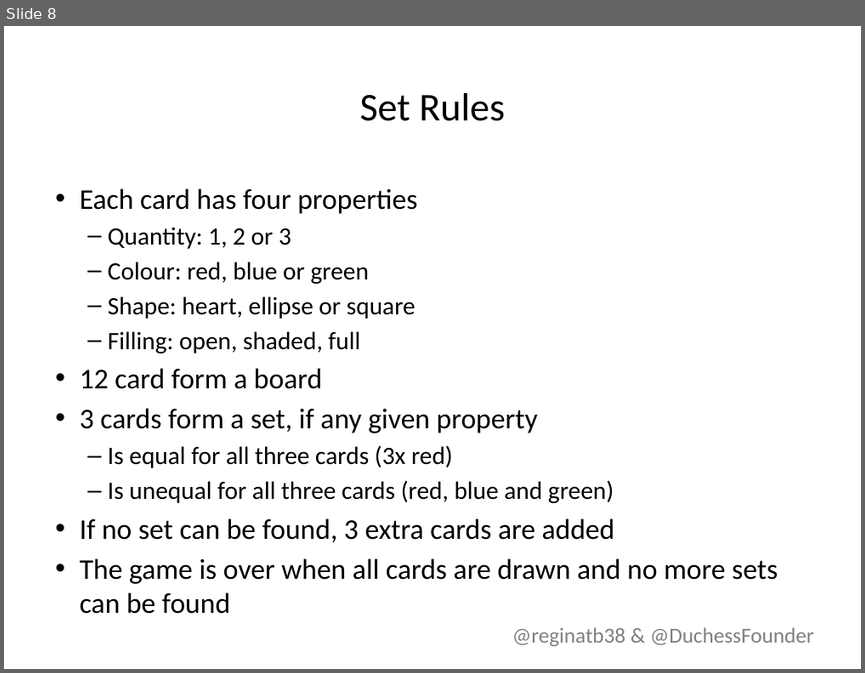
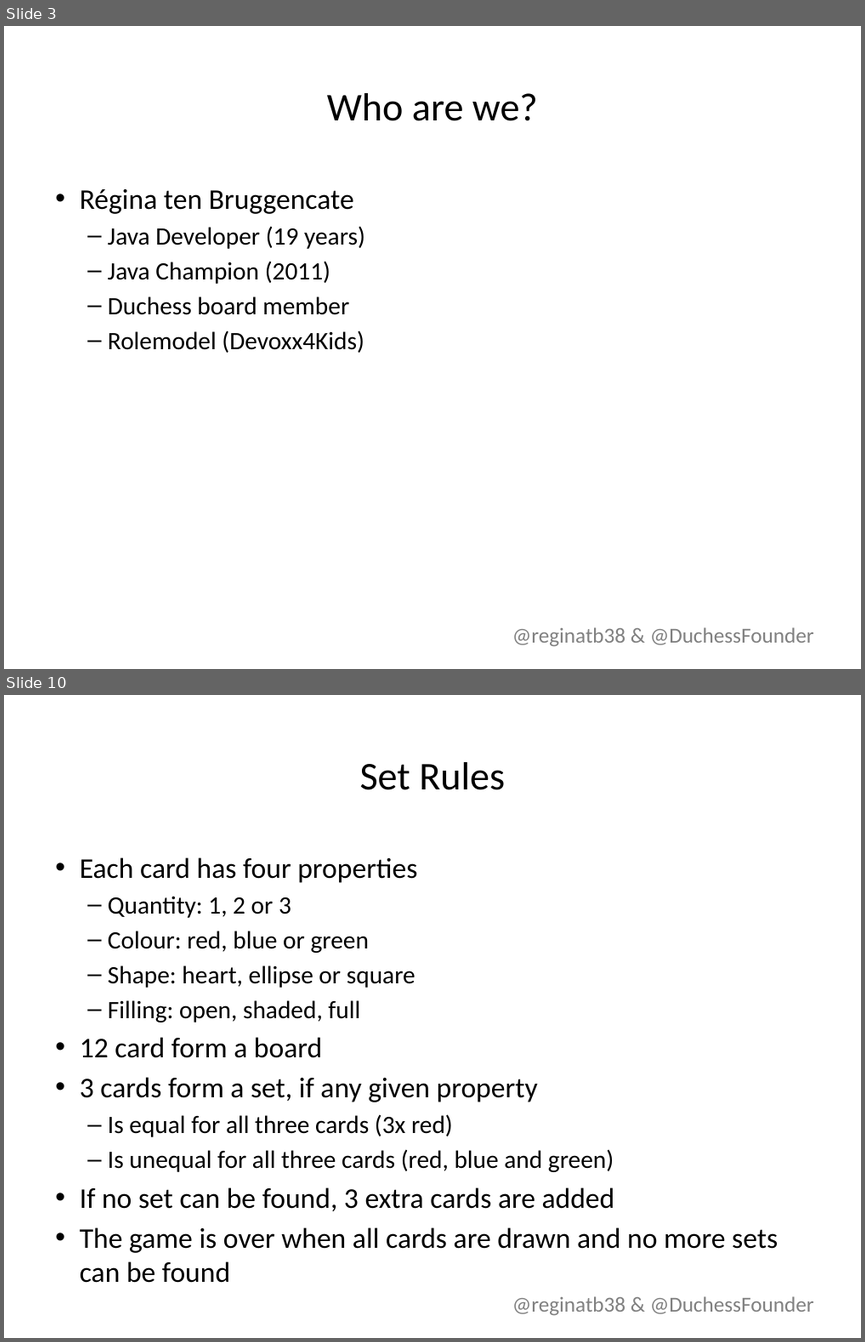
Before and after one commit to lvdpal/microservices, a slide deck: presentation/Presentation.pptx. Shown one above the other, each under a label of ours: slide 8 before the commit, slides 3 and 10 after it; the slides between them are not shown. The pictures are 865x673 and 865x1342 pixels, drawn with LibreOffice and Linux fonts; fonts in the diff are those of the drawing; background and template pictures are left out. Boxes give left, top, right and bottom in pixels: in the first picture for what was removed or moved away, otherwise in the second. Text is boxed around its words. In the diff, an @@ line names an element or a change of style, - is before the commit and + after.

```diff
--- a/presentation/Presentation.pptx
+++ b/presentation/Presentation.pptx
@@ slide 3 added at (4,26,861,669), background #FFFFFF; not listed: 1 template element that a slide beside it also shows @@
@@ title added at (327,93,538,121), 33 pt, text #000000 @@
+Who are we?
@@ text added at (80,189,365,352), 21 pt, text #000000 @@
+• Régina ten Bruggencate
+  – Java Developer (19 years)
+  – Java Champion (2011)
+  – Duchess board member
+  – Rolemodel (Devoxx4Kids)
@@ what was slide 8 is now slide 10 @@
```
Also in this commit, not shown: 3 slides changed, 7 other slides added, 4 slides removed, 1 other file.
